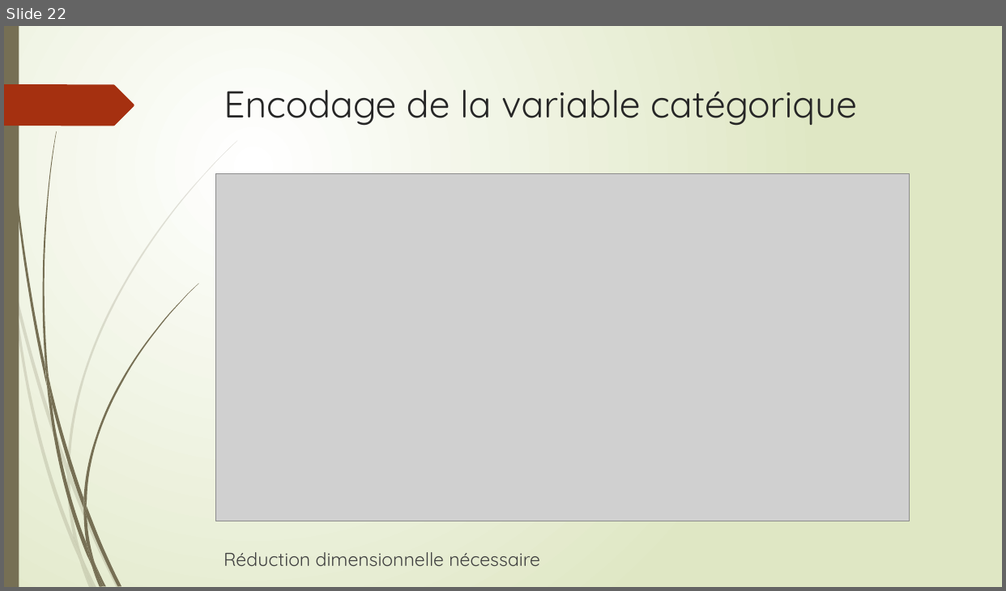
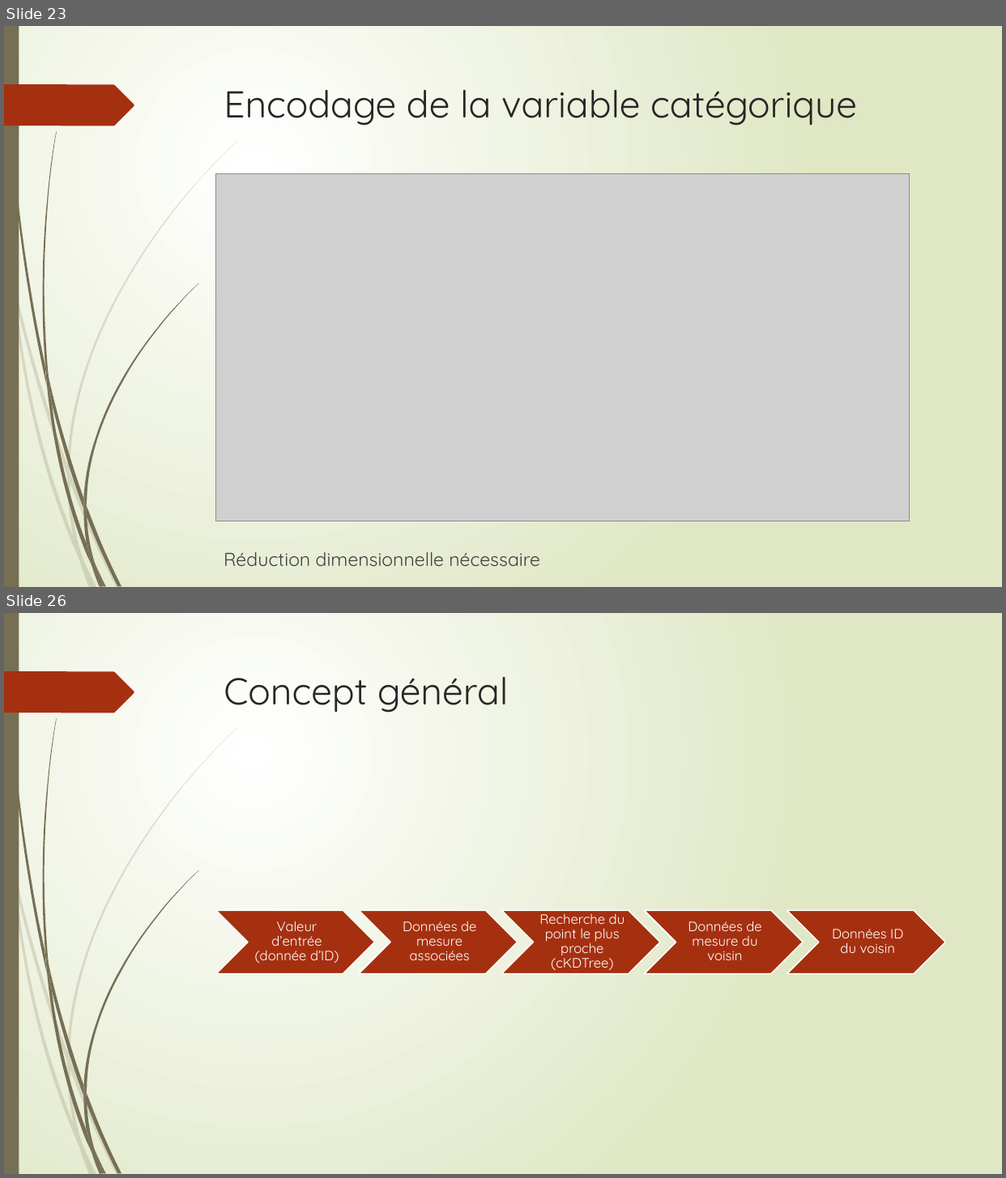
Before and after one commit to Anvil-Late/DS_prj3, a slide deck: Présentation Projet 3.pptx. Shown one above the other, each under a label of ours: slide 22 before the commit, slides 23 and 26 after it; the slides between them are not shown. The pictures are 1006x591 and 1006x1178 pixels, drawn with LibreOffice and Linux fonts; fonts in the diff are those of the drawing; grey boxes stand for pictures. Boxes give left, top, right and bottom in pixels: in the first picture for what was removed or moved away, otherwise in the second. Text is boxed around its words. In the diff, an @@ line names an element or a change of style, - is before the commit and + after.

```diff
--- a/Présentation Projet 3.pptx
+++ b/Présentation Projet 3.pptx
@@ slide 26 added at [4, 613, 1002, 1174], background gradient #FFFFFF to #DFE8C4; not listed: 24 template elements that a slide beside it also shows @@
@@ title added at [224, 677, 508, 713], 36 pt, text #262626 @@
+Concept général
@@ group added at [216, 910, 946, 974]: 5 chevrons, 5 texts @@
+Valeur d’entrée (donnée d’ID)
+Données de mesure associées
+Recherche du point le plus proche
+(cKDTree)
+Données de mesure du voisin
+Données ID du voisin
@@ what was slide 22 is now slide 23 @@
```
Also in this commit, not shown: 2 slides changed, 5 other slides added, 1 slide removed.
